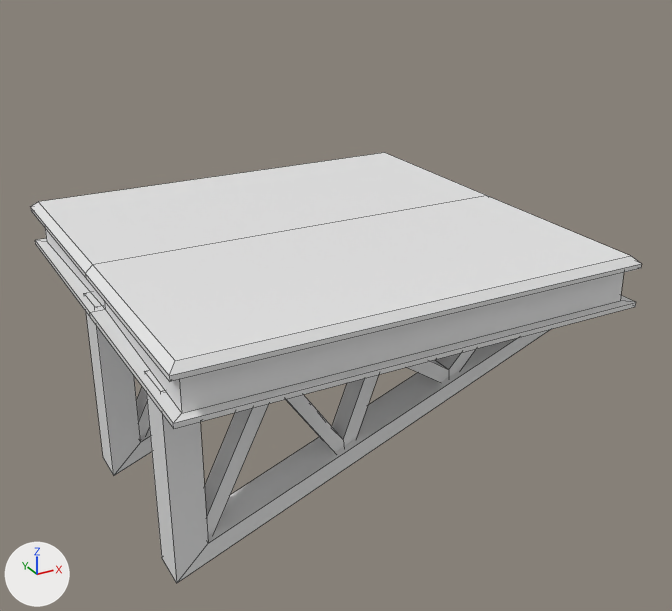
One commit to the FBX model Game/Assets/Art/FBX/Platform.FBX: the scene before it, then after it.
The view is the same before and after, from a camera (50 mm lens) standing at (13.28, -4.73, 0.29) and looking at (15.02, -1.56, -1.3). Lighting does not change. The marker at lower left points along +X, +Y and +Z. Mesh edges are drawn as thin lines. Materials are left out; every surface is plain grey. Where no turn or scale is listed for an object, it has been applied to the vertices.

Objects in the first picture: 'Platform'.
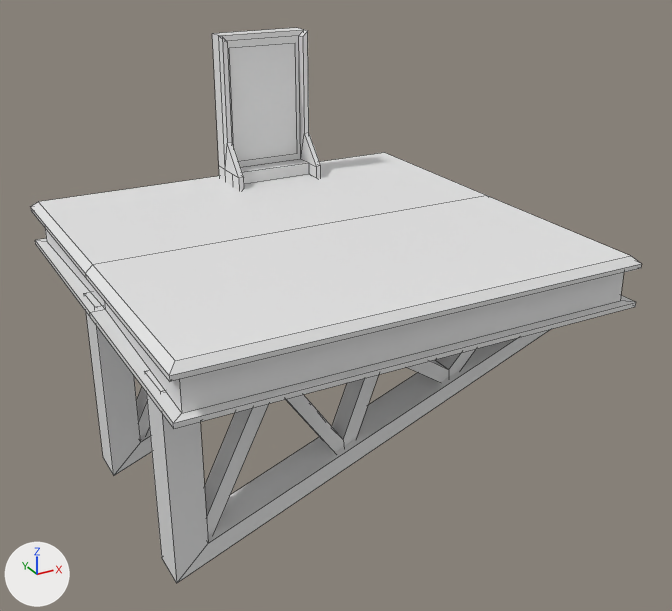
What differs and where, as boxes (x1, y1, x2, y2) in the pictures (672 x 611 px):
'Platform', reshaped (29% taller): before (31, 153, 641, 583); after (31, 28, 641, 583)
part 1 of me_mesh, added: after (212, 28, 321, 190)
part 2 of me_mesh, added: after (229, 43, 297, 161)

The edits, one by one:
me_mesh is used by ob_platform; location (14.505, -2.125, -1.548).
Verts and faces of me_mesh; kept vertices keep their numbers, new ones are numbered from 162.
me_mesh had 162 vertices, 154 faces and spanned x -0.48..1.41, y -0.24..1.62, z -0.38..0.58.
me_mesh now has 206 vertices, 193 faces and spans x -0.48..1.41, y -0.24..1.62, z -0.38..1.26.
me_mesh part 1: a new loose piece of 40 vertices spanning x 0.42..0.85, y 1.32..1.56, z 0.55..1.26.
Part 2, on me_mesh:
New vertex 162 is at (0.46, 1.48, 0.67).
New vertex 163 is at (0.8, 1.48, 0.67), pixel (297, 153).
New vertex 164 is at (0.8, 1.48, 1.2), pixel (295, 43).
New vertex 165 is at (0.46, 1.48, 1.2), pixel (229, 48).
New faces: (162, 163, 164, 165).
